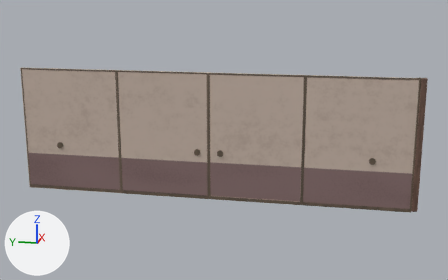
A saved change to the glTF model assets/right_wall.glb.
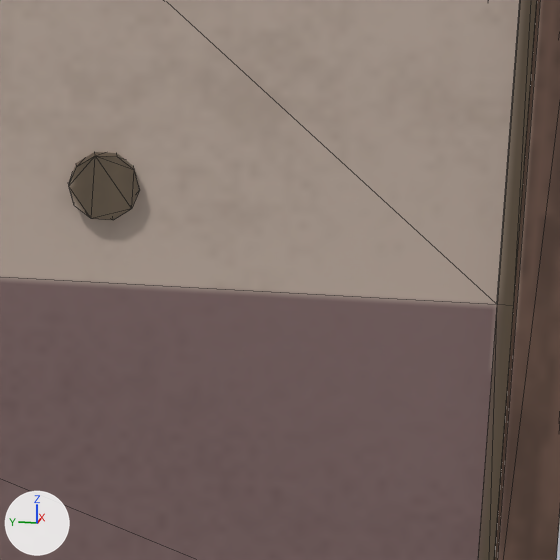
The first picture shows the older version from a camera (50 mm lens) standing at (-8.02, -0.69, 3.36) and looking at (1.51, 1.22, 0.97). The close-ups show both versions on the part from 81% to 93% of the width and 51% to 71% of the height of that picture; other places that the commit changed are outside them. The axes (+X, +Y, +Z) are drawn at lower left. The lights are the same throughout. The close-ups show mesh edges as thin lines. Vertices at the same position are counted once.

The older version as bpy lines, for what is in view:
```python
me_plane_018 = bpy.data.meshes.new('Plane.018')
me_plane_018.from_pydata(...)  # 240 vertices, 444 faces; spans x -0.09..0.01, y -1.46..5.05, z -1.03..1.06
# faces by material slot: [166, 8, 242, 28]
me_plane_018.materials.append(mat_rightwallmain1)  # picture img_rightwall
me_plane_018.materials.append(mat_rightwallmain2)  # picture img_rightwall
me_plane_018.materials.append(mat_rightwallmain3)  # picture img_rightwall
me_plane_018.materials.append(mat_sidewalldividerright)  # picture img_rightwall
ob_rightwall = bpy.data.objects.new('RightWall', me_plane_018)
ob_rightwall.location = (1.519, -0.376, 0.995)
```
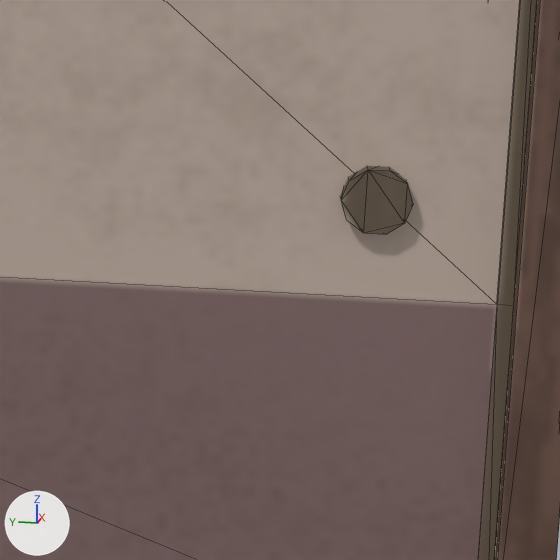
The newer file is also rescaled (x1.674), turned or shifted as a whole; pictures and numbers use the older file's frame.

Edits to the scene script, one JSON object a line:
```json
{"block": "me_plane_018", "where": "me_plane_018.from_pydata(...)  # 240 vertices, 444 faces; spans x -0.09..0.01, y -1.46..5.05, z -1.03..1.06"}
{"block": "me_plane_018", "where": "# used by ob_rightwall; location = (1.519, -0.376, 0.995)"}
{"block": "me_plane_018", "change": "me_plane_018 part 1: the loose piece of 20 vertices spanning x -0.06..-0.02, y -0.8..-0.69, z -0.29..-0.19 is moved by (0.0, -0.41, 0.0)"}
```

Changed parts and their boxes (x1, y1, x2, y2) in the close-ups (560 x 560 px; the box of a moved part takes in the faces that stretch with it):
```json
{"part": 1, "of": "me_plane_018", "change": "moved or reshaped", "before": [68, 152, 140, 220], "after": [340, 166, 413, 235]}
```
